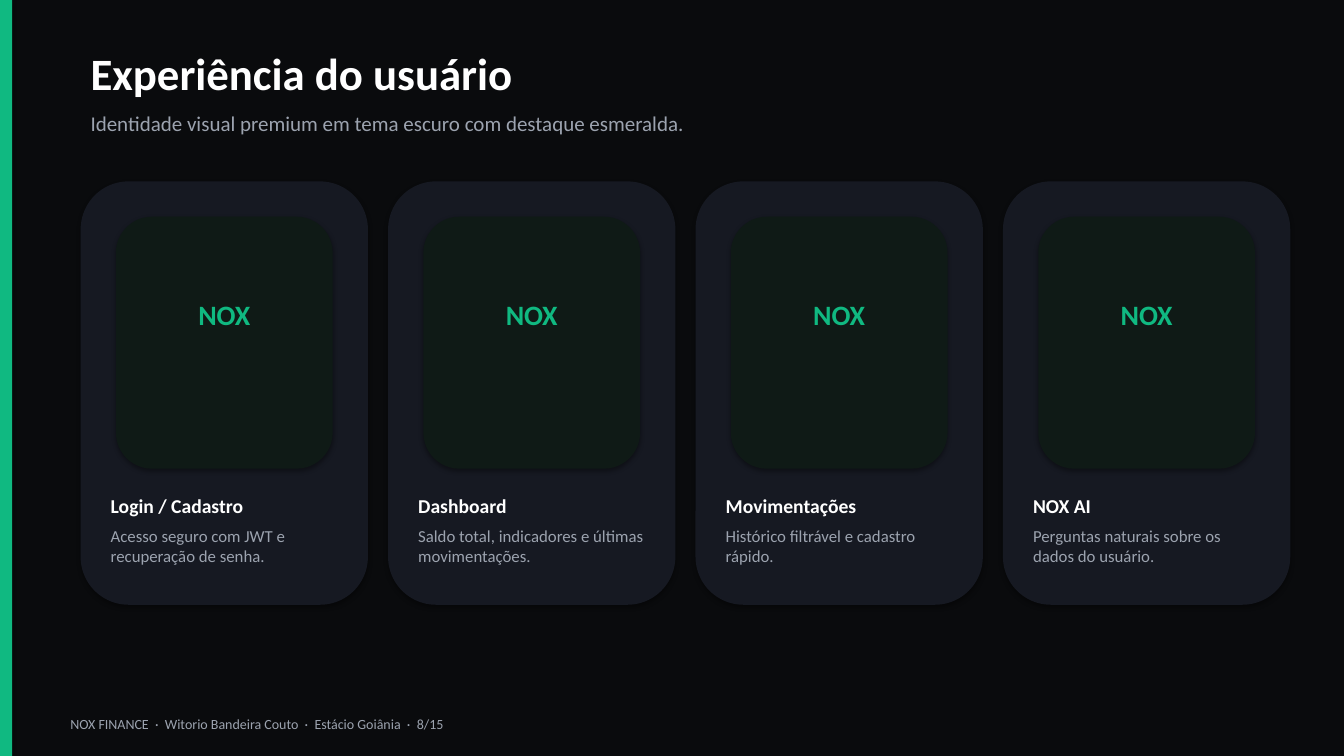
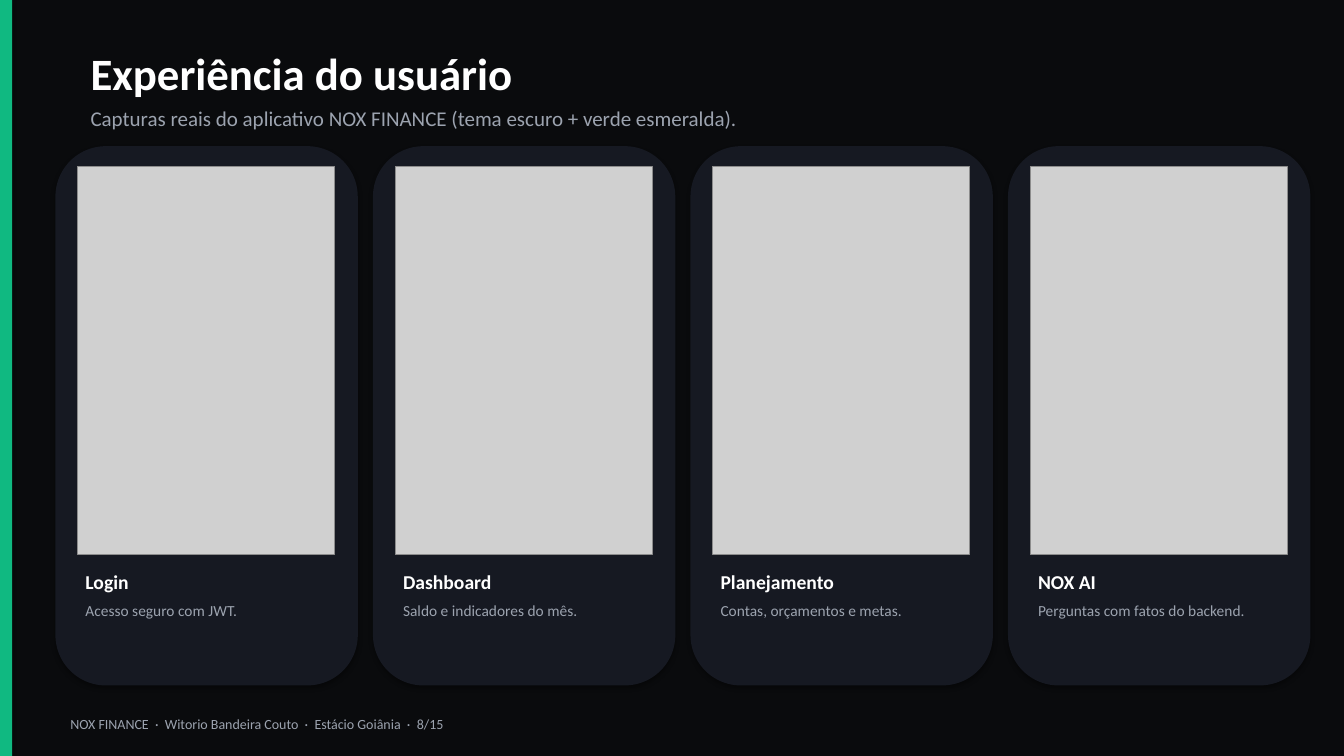
Before and after one commit to Norazx7/NoxFinance, a slide deck: slide 8 of ENTREGA_ACADEMICA/1_Apresentacao/NOX_FINANCE_Apresentacao.pptx. Drawn at 1344x756 pixels with LibreOffice and Linux fonts; fonts in the diff are those of the drawing; grey boxes stand for pictures. Boxes give left, top, right and bottom in pixels: in the first picture for what was removed or moved away, otherwise in the second. Text is boxed around its words. In the diff, an @@ line names an element or a change of style, - is before the commit and + after.

```diff
--- a/ENTREGA_ACADEMICA/1_Apresentacao/NOX_FINANCE_Apresentacao.pptx
+++ b/ENTREGA_ACADEMICA/1_Apresentacao/NOX_FINANCE_Apresentacao.pptx
@@ text at box(91, 111, 736, 130): text changed @@
-Identidade visual premium em tema escuro com destaque esmeralda.
+Capturas reais do aplicativo NOX FINANCE (tema escuro + verde esmeralda).
@@ rounded rectangle: place and size @@
-rounded rectangle at box(81, 181, 368, 605)
+rounded rectangle at box(55, 146, 358, 686)
@@ rounded rectangle: place and size @@
-rounded rectangle at box(388, 181, 676, 605)
+rounded rectangle at box(373, 146, 676, 686)
@@ rounded rectangle: place and size @@
-rounded rectangle at box(696, 181, 983, 605)
+rounded rectangle at box(691, 146, 993, 686)
@@ rounded rectangle: place and size @@
-rounded rectangle at box(1003, 181, 1291, 605)
+rounded rectangle at box(1008, 146, 1311, 686)
@@ picture added at box(78, 166, 335, 555) @@
@@ picture added at box(395, 166, 652, 555) @@
@@ picture added at box(713, 166, 970, 555) @@
@@ picture added at box(1030, 166, 1288, 555) @@
@@ rounded rectangle removed at box(116, 217, 333, 469) @@
@@ rounded rectangle removed at box(423, 217, 640, 469) @@
@@ rounded rectangle removed at box(731, 217, 948, 469) @@
@@ rounded rectangle removed at box(1038, 217, 1255, 469) @@
@@ text removed at box(198, 306, 250, 325) @@
-NOX
@@ text removed at box(506, 306, 558, 325) @@
-NOX
@@ text removed at box(813, 306, 865, 325) @@
-NOX
@@ text removed at box(1121, 306, 1173, 325) @@
-NOX
@@ text removed at box(726, 499, 915, 565) @@
-Movimentações
-Histórico filtrável e cadastro rápido.
@@ text "Dashboard": place and size @@
-text "Dashboard" at box(418, 499, 643, 565)
+text "Dashboard" at box(403, 575, 577, 616)
@@ text "NOX AI": place and size @@
-text "NOX AI" at box(1033, 500, 1220, 562)
+text "NOX AI" at box(1038, 576, 1244, 619)
@@ text at box(85, 575, 237, 619): text changed; size 12 to 11 pt @@
-Login / Cadastro
-Acesso seguro com JWT e recuperação de senha.
+Login
+Acesso seguro com JWT.
@@ text added at box(721, 575, 901, 619), 11 pt, text #9CA3AF @@
+Planejamento
+Contas, orçamentos e metas.
@@ text at box(403, 605, 577, 616): text changed; size 12 to 11 pt @@
-Saldo total, indicadores e últimas movimentações.
+Saldo e indicadores do mês.
@@ text at box(1038, 605, 1244, 619): text changed; size 12 to 11 pt @@
-Perguntas naturais sobre os dados do usuário.
+Perguntas com fatos do backend.
```
Also in this commit, not shown: 10 other files.
